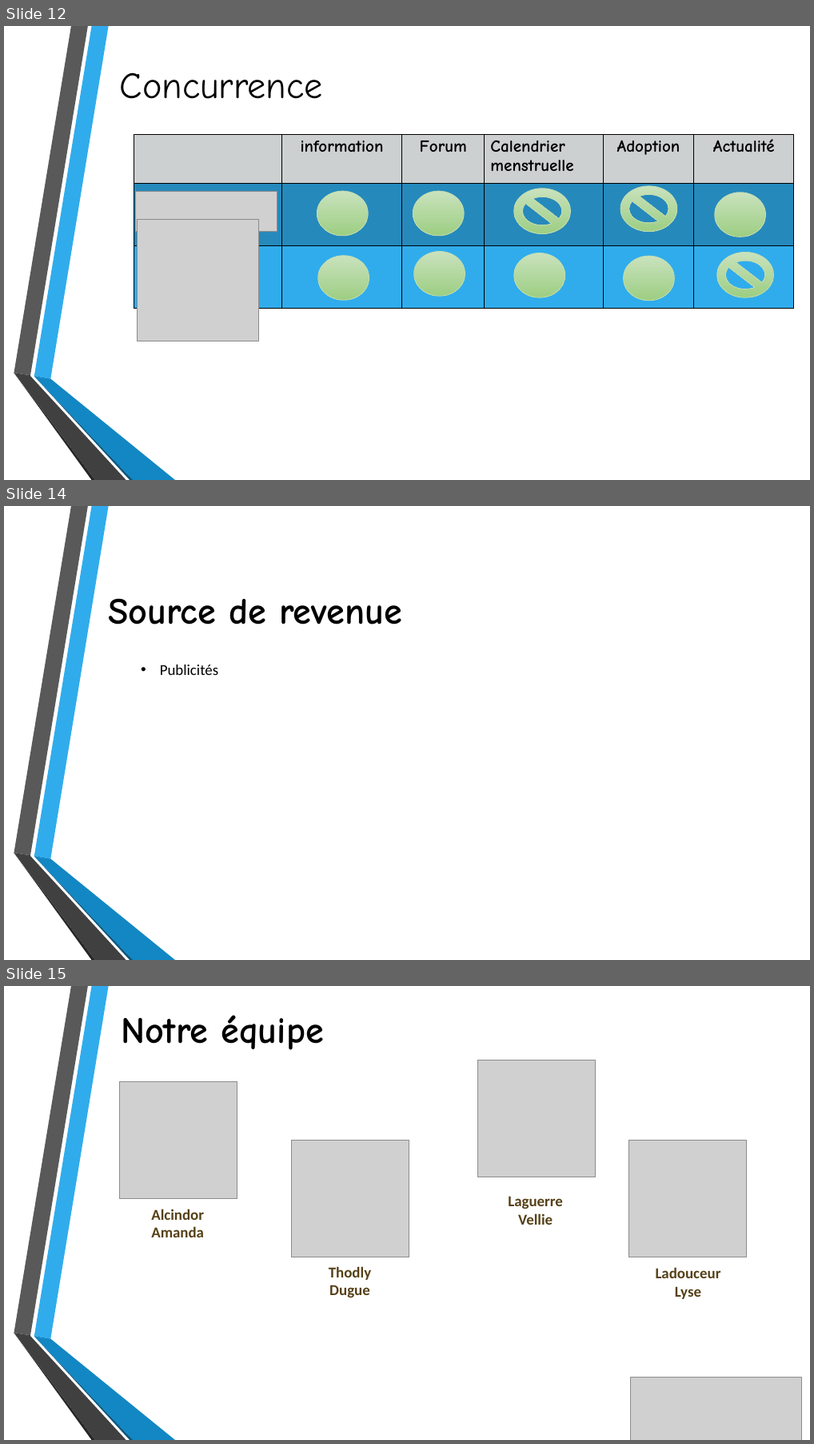
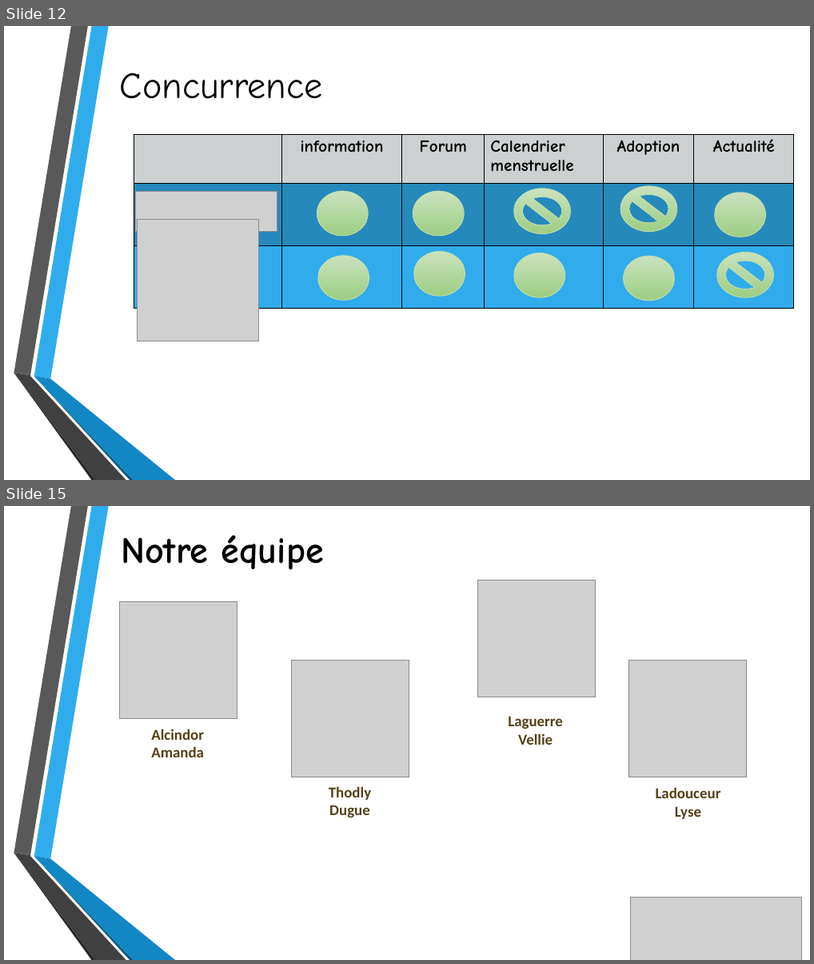
Before and after one commit to LysAMa/womenHackathon, a slide deck: Presentation/Chwa PaN’ - presentation2.pptx. Shown one above the other, each under a label of ours: slides 12, 14 and 15 before the commit, slides 12 and 15 after it; the slides between them are not shown. The pictures are 814x1444 and 814x964 pixels, drawn with LibreOffice and Linux fonts; fonts in the diff are those of the drawing; grey boxes stand for pictures; background and template pictures are left out. Boxes give left, top, right and bottom in pixels: in the first picture for what was removed or moved away, otherwise in the second. Text is boxed around its words. In the diff, an @@ line names an element or a change of style, - is before the commit and + after.

Commit message:
Slide

```diff
--- a/Presentation/Chwa PaN’ - presentation2.pptx
+++ b/Presentation/Chwa PaN’ - presentation2.pptx
@@ slide 14 removed at (4,506,810,960), background picture (left out); not listed: 6 template elements that a slide beside it also shows @@
@@ title removed at (108,598,402,624) @@
-Source de revenue
@@ text removed at (160,664,218,675) @@
-• Publicités
```
Also in this commit, not shown: 1 slide changed, 1 slide added.
